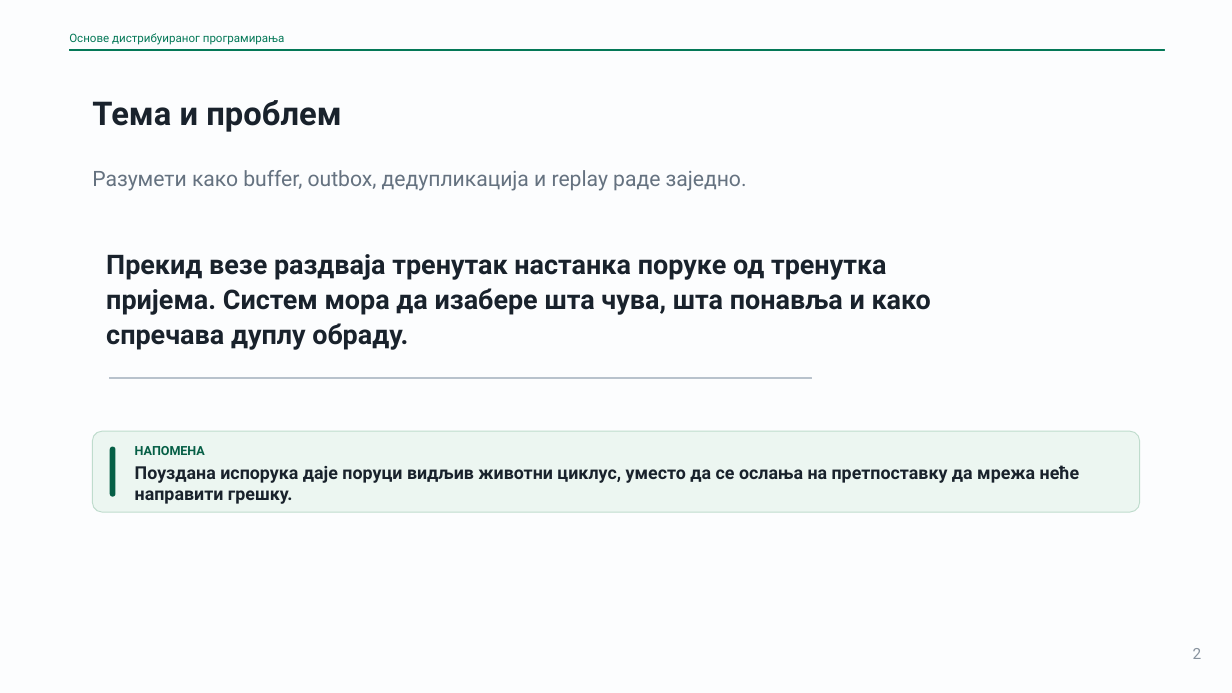
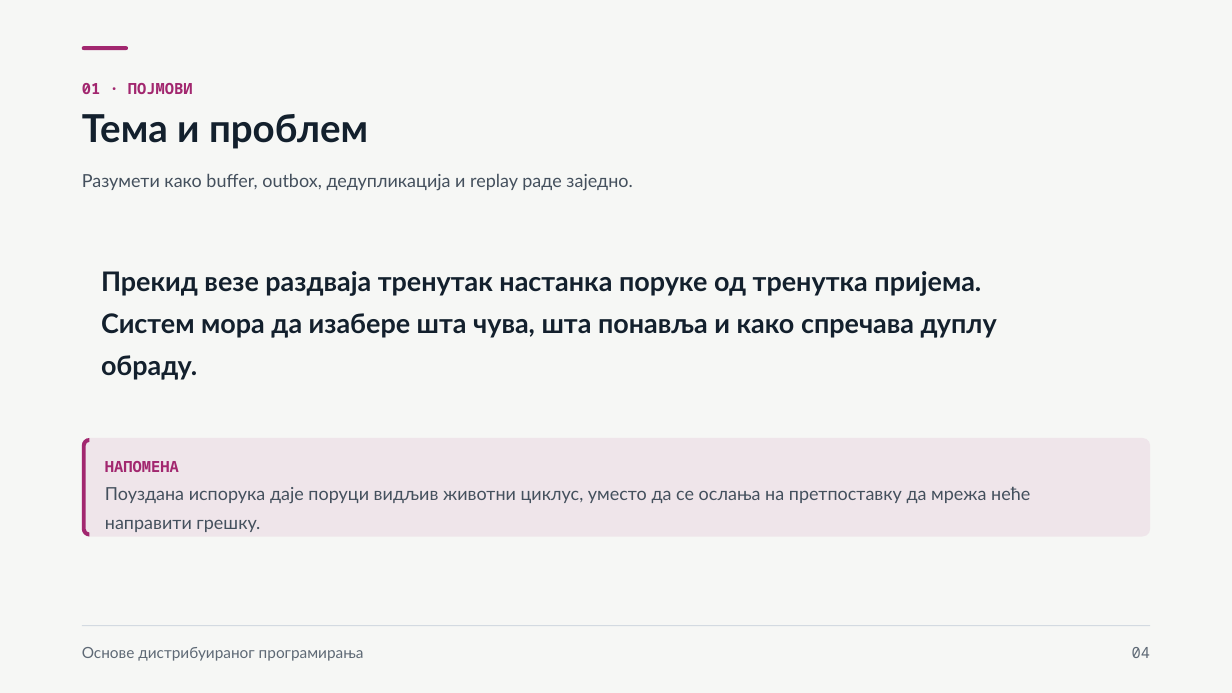
Before and after one commit to owlCoder/ftn-nastavni-materijali, a slide deck: slide 4 of 03 Osnove Distribuiranog Programiranja/02 Prezentacije/PPTX/07_Rad_bez_veze_i_pouzdana_isporuka.pptx (slide 2 before the commit). Drawn at 1232x693 pixels with LibreOffice and Linux fonts; fonts in the diff are those of the drawing. Boxes give left, top, right and bottom in pixels: in the first picture for what was removed or moved away, otherwise in the second. Text is boxed around its words. In the diff, an @@ line names an element or a change of style, - is before the commit and + after.

```diff
--- a/03 Osnove Distribuiranog Programiranja/02 Prezentacije/PPTX/07_Rad_bez_veze_i_pouzdana_isporuka.pptx
+++ b/03 Osnove Distribuiranog Programiranja/02 Prezentacije/PPTX/07_Rad_bez_veze_i_pouzdana_isporuka.pptx
@@ background #FCFDFE to #F6F7F5 @@
@@ rectangle removed at box(69, 50, 1165, 51) @@
@@ rounded rectangle added at box(82, 46, 128, 50), fill #A2276F @@
@@ text added at box(82, 83, 193, 94), 12 pt, text #A2276F, bold @@
+01 · ПОЈМОВИ
@@ text "Тема и проблем": place and size @@
-text "Тема и проблем" at box(92, 100, 341, 132)
+text "Тема и проблем" at box(82, 114, 368, 149)
@@ text "Тема и проблем" at box(82, 114, 368, 149): size 25.5 to 30 pt, font Roboto to Lato, text colour #19222C to #13202D; line spacing 1.02 to 1.1 @@
@@ text "Разумети како buffer, outbox, дедупликација ...": place and size @@
-text "Разумети како buffer, outbox, дедупликација ..." at box(92, 170, 747, 191)
+text "Разумети како buffer, outbox, дедупликација ..." at box(82, 173, 632, 191)
@@ text "Разумети како buffer, outbox, дедупликација ..." at box(82, 173, 632, 191): size 16.5 to 14 pt, font Roboto to Lato, text colour #657280 to #44505D; line spacing 1.15 to 1.4 @@
@@ text at box(101, 271, 997, 380): text changed; font Roboto to Lato; text colour #19222C to #13202D @@
-Прекид везе раздваја тренутак настанка поруке од тренутка пријема. Систем мора да изабере шта чува, шта понавља и како спречава дуплу обраду.
+Прекид везе раздваја тренутак настанка поруке од тренутка пријема.
+Систем мора да изабере шта чува, шта понавља и како спречава дуплу
+обраду.
@@ rectangle removed at box(110, 378, 812, 379) @@
@@ rounded rectangle: place and size @@
-rounded rectangle at box(92, 432, 1140, 513)
+rounded rectangle at box(82, 438, 1151, 537)
@@ rounded rectangle at box(82, 438, 1151, 537): fill #ECF6F1 to #EFE5EA; outline #BFDCCD 0.75 pt to none; proportions changed @@
@@ freeform shape added at box(82, 438, 90, 537), fill #A2276F @@
@@ rounded rectangle removed at box(110, 446, 116, 496) @@
@@ text "Поуздана испорука даје поруци видљив ..." at box(105, 487, 1030, 532): vertical alignment middle to top @@
@@ text "НАПОМЕНА": place and size @@
-text "НАПОМЕНА" at box(135, 446, 205, 455)
+text "НАПОМЕНА" at box(105, 461, 179, 472)
@@ text "НАПОМЕНА" at box(105, 461, 179, 472): size 9.8 to 12 pt, font Roboto to Noto Sans Mono, text colour #065F46 to #A2276F; line spacing 1 to 1.35 @@
@@ text at box(105, 487, 1030, 532): text changed; size 13.9 to 14 pt; font Roboto to Lato; text colour #19222C to #44505D; bold off @@
-Поуздана испорука даје поруци видљив животни циклус, уместо да се ослања на претпоставку да мрежа неће направити грешку.
+Поуздана испорука даје поруци видљив животни циклус, уместо да се ослања на претпоставку да мрежа неће
+направити грешку.
@@ line added from (82, 626) to (1151, 626), #D3DAE1 0.75 pt @@
@@ text "Основе дистрибуираног програмирања": place and size @@
-text "Основе дистрибуираног програмирања" at box(69, 33, 285, 45)
+text "Основе дистрибуираног програмирања" at box(82, 647, 364, 661)
@@ text "Основе дистрибуираног програмирања" at box(82, 647, 364, 661): size 9 to 12 pt, font Roboto to Lato, text colour #047857 to #5E6975; line spacing 1.08 to 1.35 @@
@@ text added at box(1132, 647, 1150, 658), 12 pt, text #5E6975 @@
+04
@@ text removed at box(1193, 648, 1202, 659) @@
-2
```
Also in this commit, not shown: 19 other slides changed, 10 slides added, 7 other files.
